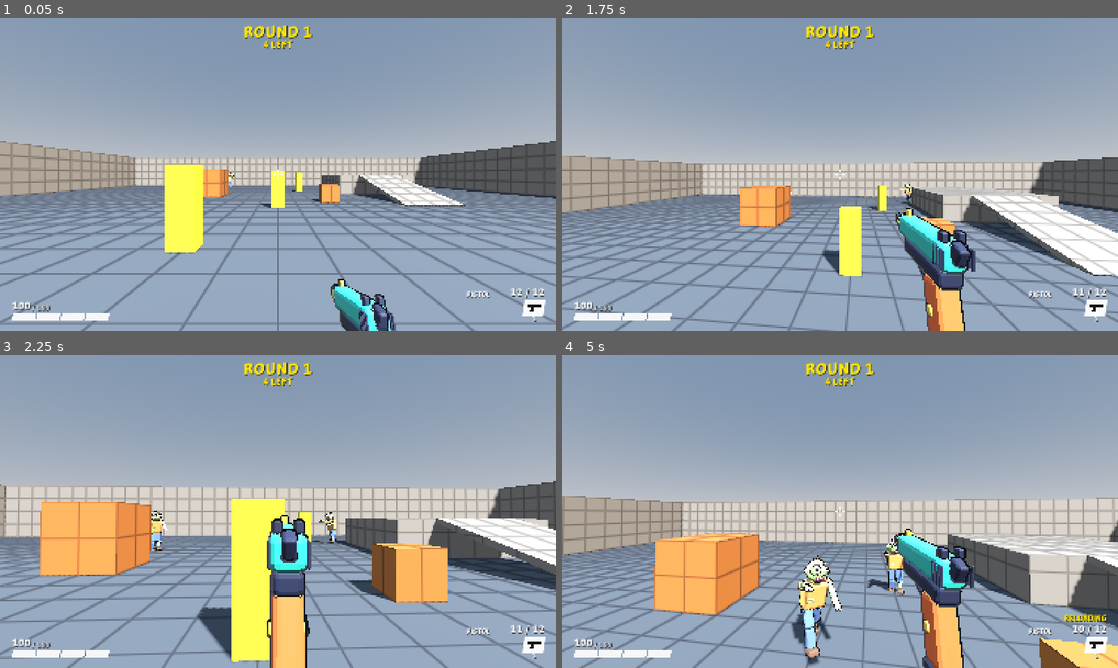
Above: before the commit, frames 1-4 (two rows, left to right).
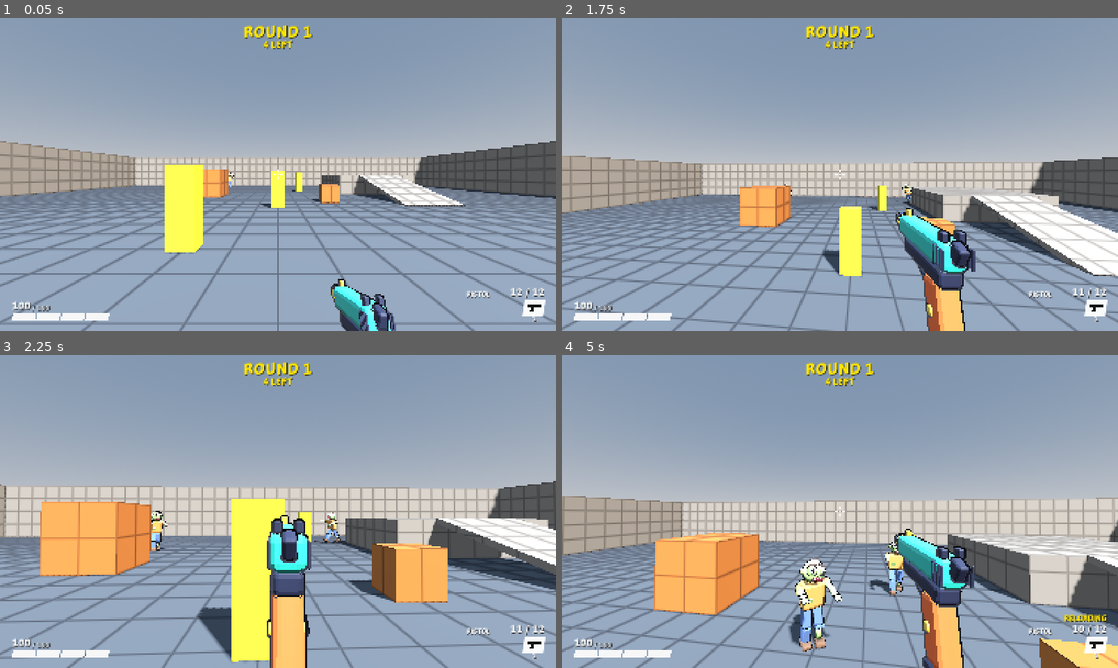
Above: after the commit, the same moments.

Repository: juanakajuan/zombie-survival-fps
Game: Godot game, scene res://levels/test_range.tscn
Same seed, same stepped clock (60 frames per second), same inputs: the game is played once before the commit and once after it.
Inputs (mouse positions are in pixels of both pictures, inside the frame that each line leads up to):
- Up to frame 1 (0.05 s): no input
- Up to frame 2 (1.75 s): tap Enter (restart) at 0.5 s; move the mouse to (867, 174) at 0.52 s; hold Right mouse button (aim) 0.53-1.28 s; hold W (move_forward) from 0.53 s (still down); click (867, 174) at 0.67 s; tap Space (jump) at 0.77, 1.07, 1.52, 1.55 s; tap Ctrl (crouch) at 0.8, 1.35 s; move the mouse to (812, 174) at 1.27 s
- Up to frame 3 (2.25 s): keep holding W (move_forward); tap Space (jump) at 1.82, 2.1 s; move the mouse to (289, 505) at 2.02 s; hold Right mouse button (aim) from 2.03 s (still down)
- Up to frame 4 (5 s): keep holding W (move_forward); move the mouse to (834, 517) at 2.77 s; release Right mouse button (aim) at 2.78 s; right-click (834, 517) at 2.85 s; click (834, 517) at 2.92 s; tap Space (jump) at 3.02, 3.32, 3.77, 3.8, 4.07, 4.52, 4.82 s; tap Ctrl (crouch) at 3.05 s; move the mouse to (878, 514) at 3.52 s; hold Ctrl (crouch) 3.53-4.28 s; tap R (reload) at 4.15 s; move the mouse to (795, 508) at 4.27 s; click (795, 508) at 4.35 s; right-click (795, 508) at 4.55 s

Frame 1 is identical in both runs. In frame 2, less than 0.1% of the frame differs, in the area x 40-63%, y 53-60%; in frame 3, 0.4%; in frame 4, 1.8%, in the area x 40-62%, y 58-100%.

Commit message:
feat: make the zombie fall on its back when it dies, and slow its walk
A dead zombie now stays in the tree while it falls back, lies still,
and sinks into the floor, then it goes. Its collider is off from the
moment it dies. Zombie.is_dead() lets the verify driver and the round
tests skip the bodies.

The walk cycle is half as fast, so the steps match the move speed.

Diff:
--- a/tests/rounds/test_round_manager.gd
+++ b/tests/rounds/test_round_manager.gd
@@ -138,7 +138,7 @@
 func _zombies(manager: RoundManager) -> Array[Zombie]:
 	var zombies: Array[Zombie] = []
 	for child: Node in manager.get_children():
-		if child is Zombie and not child.is_queued_for_deletion():
+		if child is Zombie and not (child as Zombie).is_dead():
 			zombies.append(child as Zombie)
 	return zombies
 
--- a/tests/zombie/test_zombie.gd
+++ b/tests/zombie/test_zombie.gd
@@ -75,7 +75,9 @@
 		assert_true(weapon.try_fire(), "shot fires")
 		await run_seconds(PISTOL.fire_interval + FRAME_MARGIN / 60.0)
 	await physics_frames(2)
-	assert_true(not is_instance_valid(zombie) or not zombie.is_inside_tree(), "zombie left the tree")
+	assert_true(zombie.is_dead(), "zombie is dead")
+	await run_seconds(zombie.animator.death_length() + FRAME_MARGIN / 60.0)
+	assert_true(not is_instance_valid(zombie) or not zombie.is_inside_tree(), "zombie left the tree after its death animation")
 
 
 func test_fewer_pistol_shots_leave_the_zombie_alive() -> void:
--- a/tests/zombie/test_zombie_animator.gd
+++ b/tests/zombie/test_zombie_animator.gd
@@ -39,3 +39,14 @@
 		lowest = minf(lowest, sample)
 		highest = maxf(highest, sample)
 	return Vector2(lowest, highest)
+
+
+func test_dying_zombie_falls_on_its_back_and_stays_until_it_sinks() -> void:
+	await spawn_nav_world()
+	var zombie := spawn_zombie(Vector3(0.0, 0.0, 0.0), null)
+	await physics_frames(2)
+	Health.find_on(zombie).damage(1.0e6)
+	var animator := zombie.animator
+	await run_seconds(animator.fall_time + animator.bounce_time + 0.1)
+	assert_almost_eq(animator.fall_tilt(), deg_to_rad(animator.fall_angle), 0.05, "zombie lies on its back")
+	assert_true(zombie.is_inside_tree(), "the body stays while it lies there")
--- a/zombie/zombie.gd
+++ b/zombie/zombie.gd
@@ -56,6 +56,11 @@
 	return _tint.albedo_color
 
 
+## Whether the zombie is dead. A dead zombie stays in the tree while its body falls and sinks.
+func is_dead() -> bool:
+	return state == State.DEAD
+
+
 ## Sets the speed and health of this zombie. Call it before the zombie enters the tree.
 func configure(speed: float, max_health: float) -> void:
 	move_speed = speed
@@ -65,6 +70,9 @@
 
 func _physics_process(delta: float) -> void:
 	if state == State.DEAD:
+		animator.advance_death(delta)
+		if animator.death_finished():
+			queue_free()
 		return
 	velocity.y = 0.0 if is_on_floor() else velocity.y - _gravity * delta
 
@@ -123,4 +131,3 @@
 	state = State.DEAD
 	velocity = Vector3.ZERO
 	_shape.set_deferred("disabled", true)
-	queue_free()
--- a/zombie/zombie_animator.gd
+++ b/zombie/zombie_animator.gd
@@ -1,11 +1,12 @@
 class_name ZombieAnimator
 extends Node
-## Poses the zombie model in code: a shambling walk that follows the move speed, an idle sway, and an arm slam on each hit.
+## Poses the zombie model in code: a shambling walk that follows the move speed, an idle sway, an arm slam on each hit,
+## and a fall onto its back when it dies.
 ## It moves the parts that art_source/zombie.py makes: LegL, LegR, Torso, and its children Head, ArmL, and ArmR.
 
 @export_group("Walk")
 ## Full leg cycles for each metre walked.
-@export_range(0.1, 3.0, 0.01) var steps_per_metre: float = 0.9
+@export_range(0.1, 3.0, 0.01) var steps_per_metre: float = 0.45
 @export_range(0.0, 60.0, 0.5, "suffix:°") var leg_swing: float = 28.0
 @export_range(0.0, 0.2, 0.005, "suffix:m") var bob_height: float = 0.04
 @export_range(0.0, 20.0, 0.5, "suffix:°") var torso_sway: float = 6.0
@@ -29,9 +30,29 @@
 @export_range(0.0, 1.0, 0.01) var slam_fraction: float = 0.2
 @export_range(0.0, 30.0, 0.5, "suffix:°") var lunge_angle: float = 12.0
 
+@export_group("Death")
+## The zombie falls back this far, from its feet.
+@export_range(0.0, 120.0, 1.0, "suffix:°") var fall_angle: float = 88.0
+@export_range(0.05, 3.0, 0.01, "suffix:s") var fall_time: float = 0.55
+## When it lands, the body bounces up by this angle and settles again.
+@export_range(0.0, 30.0, 0.5, "suffix:°") var bounce_angle: float = 7.0
+@export_range(0.01, 1.0, 0.01, "suffix:s") var bounce_time: float = 0.25
+## The arms fling up toward the head as it falls.
+@export_range(0.0, 180.0, 1.0, "suffix:°") var arm_fling: float = 70.0
+## The legs kick up as it falls.
+@export_range(0.0, 90.0, 1.0, "suffix:°") var leg_kick: float = 25.0
+@export_range(0.0, 90.0, 1.0, "suffix:°") var head_loll: float = 30.0
+## Time the body lies still before it sinks.
+@export_range(0.0, 10.0, 0.05, "suffix:s") var lie_time: float = 1.2
+@export_range(0.01, 5.0, 0.01, "suffix:s") var sink_time: float = 0.8
+@export_range(0.0, 2.0, 0.01, "suffix:m") var sink_depth: float = 0.5
+
 ## How fast the pose blends between walking, standing, and attacking.
 @export_range(0.1, 40.0, 0.1) var blend_sharpness: float = 10.0
 
+var _model: Node3D
+var _model_rest_y: float
+var _death_time: float = 0.0
 var _leg_l: Node3D
 var _leg_r: Node3D
 var _torso: Node3D
@@ -47,6 +68,8 @@
 
 ## Finds the parts in the model. Call it before the first advance().
 func attach(model: Node3D) -> void:
+	_model = model
+	_model_rest_y = model.position.y
 	_leg_l = _part(model, "LegL")
 	_leg_r = _part(model, "LegR")
 	_torso = _part(model, "Torso")
@@ -82,6 +105,39 @@
 	_torso.rotation.x = deg_to_rad(lunge_angle * (0.3 * wind_up - slam)) * _attack_weight
 
 
+## Moves the death pose on by one step. Call it each physics frame after the zombie dies, until death_finished().
+func advance_death(delta: float) -> void:
+	_death_time += delta
+	var blend := 1.0 - exp(-blend_sharpness * delta)
+	var fall := clampf(_death_time / fall_time, 0.0, 1.0)
+	var bounce := clampf((_death_time - fall_time) / bounce_time, 0.0, 1.0)
+	_model.rotation.x = deg_to_rad(fall_angle * fall * fall - bounce_angle * sin(PI * bounce))
+	var sink_start := fall_time + bounce_time + lie_time
+	var sink := clampf((_death_time - sink_start) / sink_time, 0.0, 1.0)
+	_model.position.y = _model_rest_y - sink_depth * sink
+	_arm_l.rotation.x = lerpf(_arm_l.rotation.x, deg_to_rad(arm_fling), blend)
+	_arm_r.rotation.x = lerpf(_arm_r.rotation.x, deg_to_rad(arm_fling * 0.8), blend)
+	_leg_l.rotation.x = lerpf(_leg_l.rotation.x, deg_to_rad(leg_kick), blend)
+	_leg_r.rotation.x = lerpf(_leg_r.rotation.x, deg_to_rad(leg_kick * 0.5), blend)
+	_torso.rotation.x = lerpf(_torso.rotation.x, 0.0, blend)
+	_head.rotation.z = lerpf(_head.rotation.z, deg_to_rad(head_loll) * fall, blend)
+
+
+## Whether the death pose has played to the end, so the zombie can go.
+func death_finished() -> bool:
+	return _death_time >= death_length()
+
+
+## The time from death until the zombie goes.
+func death_length() -> float:
+	return fall_time + bounce_time + lie_time + sink_time
+
+
+## How far the model has fallen back from standing, in radians.
+func fall_tilt() -> float:
+	return _model.rotation.x
+
+
 ## The pitch of the left leg in radians. Positive swings it forward.
 func leg_pitch() -> float:
 	return _leg_l.rotation.x
Not shown, changed: .claude/skills/verify/scripts/driver.gd
Not shown, changed: DESIGN.md
